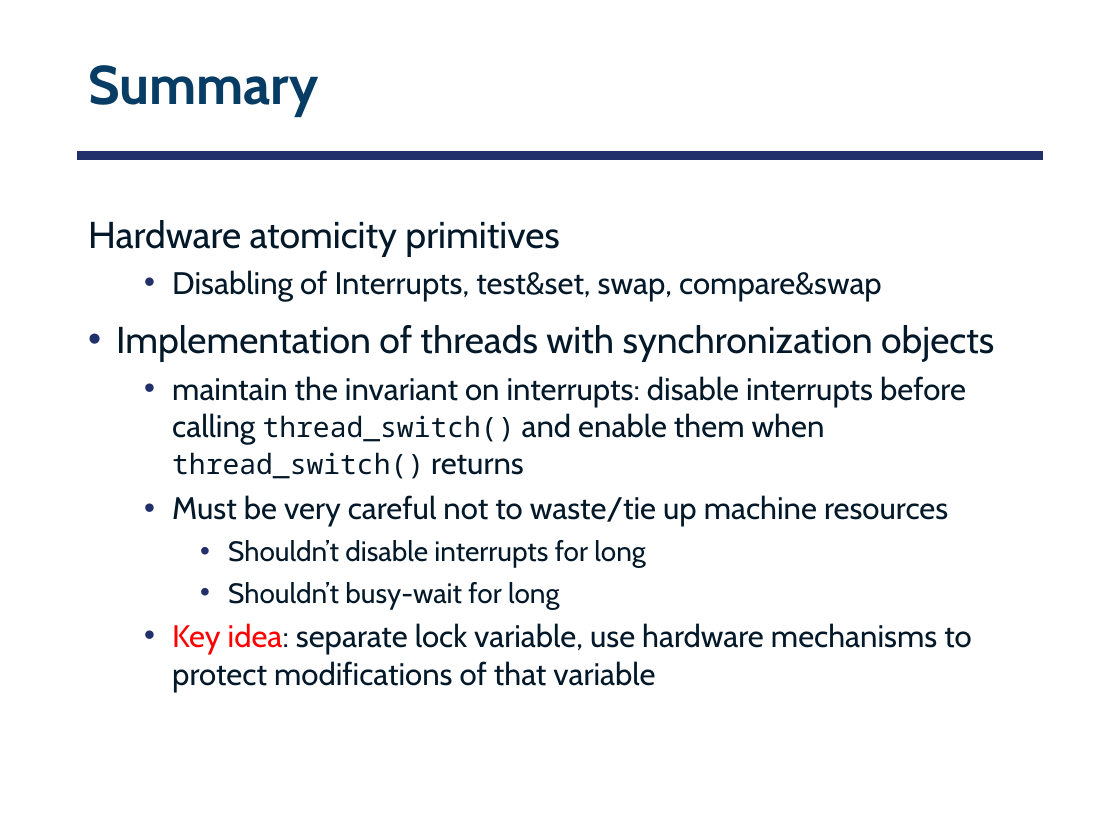
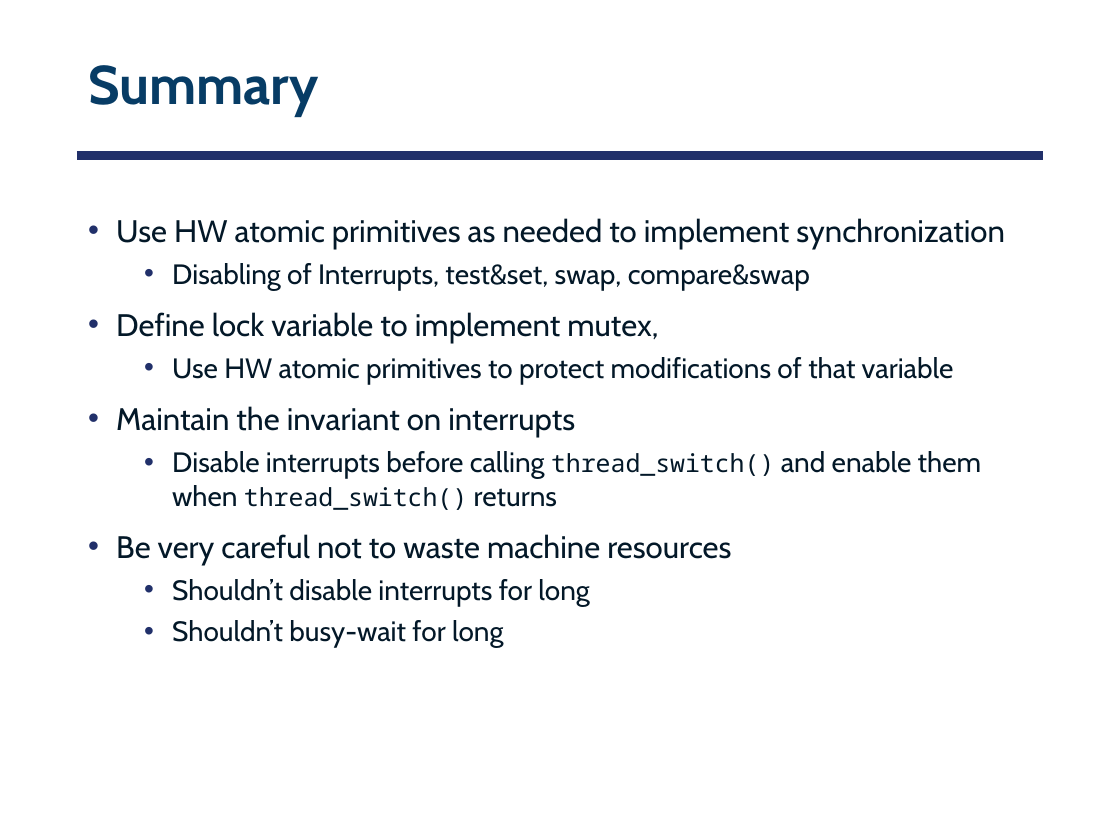
Before and after one commit to smajidzahedi/ECE350, a slide deck: slide 81 of 03-multithreaded.pptx. Drawn at 1120x840 pixels with LibreOffice and Linux fonts; fonts in the diff are those of the drawing. Boxes give left, top, right and bottom in pixels: in the first picture for what was removed or moved away, otherwise in the second. Text is boxed around its words. In the diff, an @@ line names an element or a change of style, - is before the commit and + after.

Commit message:
minor changes in summary and semaphore implementation

```diff
--- a/03-multithreaded.pptx
+++ b/03-multithreaded.pptx
@@ text at (116,218,1005,249): text changed; size 24 to 20 pt @@
-Hardware atomicity primitives
+• Use HW atomic primitives as needed to implement synchronization
@@ text at (172,263,810,648): size 20 to 18 pt in "Disabling of Interrupts, test&set, swap, compare&swap"; list level 3 to 2 in "Shouldn’t disable interrupts for long"; list level 3 to 2 in "Shouldn’t busy-wait for long" @@
@@ text at (116,312,982,565): text changed; size 20 to 18 pt @@
-• Implementation of threads with synchronization objects
-  • maintain the invariant on interrupts: disable interrupts before calling thread_switch() and enable them when thread_switch() returns
-  • Must be very careful not to waste/tie up machine resources
+• Define lock variable to implement mutex,
+  • Use HW atomic primitives to protect modifications of that variable
+• Maintain the invariant on interrupts
+  • Disable interrupts before calling thread_switch() and enable them when thread_switch() returns
+• Be very careful not to waste machine resources
@@ text at (172,623,972,692): paragraph removed @@
-  • Key idea: separate lock variable, use hardware mechanisms to protect modifications of that variable
```
Also in this commit, not shown: 1 other slide changed, 1 other file.
